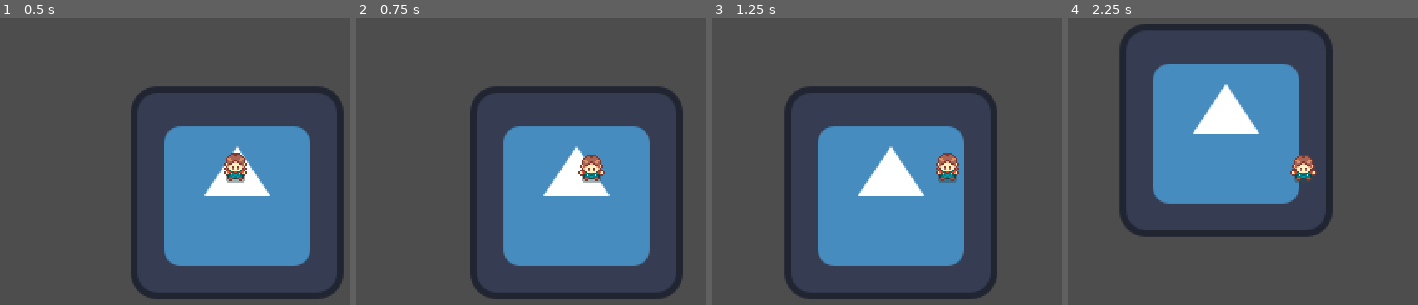
Above: before the commit, frames 1-4 (left to right).
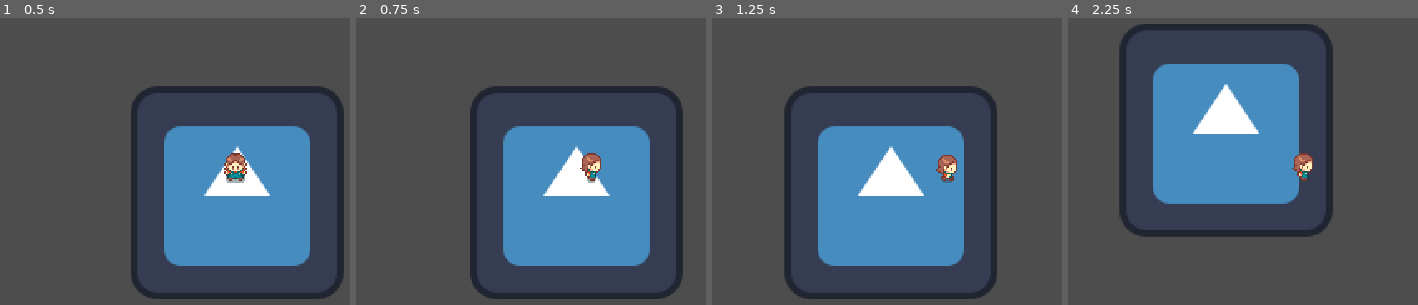
Above: after the commit, the same moments.

Repository: lilys-corner/test-godot-project
Game: Godot game, scene res://scenes/levels/level.tscn
Same seed, same stepped clock (60 frames per second), same inputs: the game is played once before the commit and once after it. The engine's default icon, where the game draws it, is replaced by a stand-in: a white triangle on a blue panel in a dark square.
Inputs:
- Up to frame 1 (0.5 s): no input
- Up to frame 2 (0.75 s): hold D (right) from 0.53 s (still down)
- Up to frame 3 (1.25 s): keep holding D (right)
- Up to frame 4 (2.25 s): release D (right) at 1.28 s; hold S (down) 1.28-2.03 s; hold D (right) from 2.03 s (still down)

Frame 1 is identical in both runs. In frame 2, 0.5% of the frame differs, in the area x 63-72%, y 47-58%; in frame 3, 0.4%; in frame 4, 0.4%.

Commit message:
WE MOVE (correctly)

Diff:
--- a/scenes/characters/player.gd
+++ b/scenes/characters/player.gd
@@ -3,13 +3,26 @@
 var direction: Vector2
 var speed := 50
 
+@onready var move_state_machine = $Animation/AnimationTree.get("parameters/MoveStateMachine/playback")
+
 func _physics_process(_delta: float) -> void:
 	move()
+	animate()
 
 func move():
 	direction = Input.get_vector("left", "right", "up", "down")
 	velocity = direction * speed
 	move_and_slide()
 
+func animate():
+	if direction:
+		move_state_machine.travel('Walk')
+		var direction_animation = Vector2(round(direction.x), round(direction.y))
+		$Animation/AnimationTree.set("parameters/MoveStateMachine/Idle/blend_position", direction_animation)
+		$Animation/AnimationTree.set("parameters/MoveStateMachine/Walk/blend_position", direction_animation)
+	else:
+		move_state_machine.travel('Idle')
+
+
 func tool_use_emit():
 	print('tool')
--- a/scenes/characters/player.tscn
+++ b/scenes/characters/player.tscn
@@ -971,6 +971,117 @@
 &"water_up": SubResource("Animation_g66nw")
 }
 
+[sub_resource type="AnimationNodeAnimation" id="AnimationNodeAnimation_6eyoc"]
+animation = &"idle_right"
+
+[sub_resource type="AnimationNodeAnimation" id="AnimationNodeAnimation_eojnx"]
+animation = &"idle_right"
+
+[sub_resource type="AnimationNodeAnimation" id="AnimationNodeAnimation_qgnko"]
+animation = &"idle_right"
+
+[sub_resource type="AnimationNodeAnimation" id="AnimationNodeAnimation_7vyk4"]
+animation = &"idle_down"
+
+[sub_resource type="AnimationNodeAnimation" id="AnimationNodeAnimation_2l4js"]
+animation = &"idle_left"
+
+[sub_resource type="AnimationNodeAnimation" id="AnimationNodeAnimation_jk2m4"]
+animation = &"idle_left"
+
+[sub_resource type="AnimationNodeAnimation" id="AnimationNodeAnimation_xhtjm"]
+animation = &"idle_left"
+
+[sub_resource type="AnimationNodeAnimation" id="AnimationNodeAnimation_k4v7y"]
+animation = &"idle_down"
+
+[sub_resource type="AnimationNodeAnimation" id="AnimationNodeAnimation_xrqxk"]
+animation = &"idle_up"
+
+[sub_resource type="AnimationNodeBlendSpace2D" id="AnimationNodeBlendSpace2D_g66nw"]
+blend_point_0/node = SubResource("AnimationNodeAnimation_6eyoc")
+blend_point_0/pos = Vector2(1, 0)
+blend_point_1/node = SubResource("AnimationNodeAnimation_eojnx")
+blend_point_1/pos = Vector2(1, 1)
+blend_point_2/node = SubResource("AnimationNodeAnimation_qgnko")
+blend_point_2/pos = Vector2(1, -1)
+blend_point_3/node = SubResource("AnimationNodeAnimation_7vyk4")
+blend_point_3/pos = Vector2(0, 0)
+blend_point_4/node = SubResource("AnimationNodeAnimation_2l4js")
+blend_point_4/pos = Vector2(-1, 0)
+blend_point_5/node = SubResource("AnimationNodeAnimation_jk2m4")
+blend_point_5/pos = Vector2(-1, 1)
+blend_point_6/node = SubResource("AnimationNodeAnimation_xhtjm")
+blend_point_6/pos = Vector2(-1, -1)
+blend_point_7/node = SubResource("AnimationNodeAnimation_k4v7y")
+blend_point_7/pos = Vector2(0, 1)
+blend_point_8/node = SubResource("AnimationNodeAnimation_xrqxk")
+blend_point_8/pos = Vector2(0, -1)
+
+[sub_resource type="AnimationNodeAnimation" id="AnimationNodeAnimation_yewv4"]
+animation = &"walk_right"
+
+[sub_resource type="AnimationNodeAnimation" id="AnimationNodeAnimation_76oj4"]
+animation = &"walk_left"
+
+[sub_resource type="AnimationNodeAnimation" id="AnimationNodeAnimation_dyp2m"]
+animation = &"walk_up"
+
+[sub_resource type="AnimationNodeAnimation" id="AnimationNodeAnimation_atpat"]
+animation = &"walk_down"
+
+[sub_resource type="AnimationNodeAnimation" id="AnimationNodeAnimation_kqtwu"]
+animation = &"walk_down"
+
+[sub_resource type="AnimationNodeAnimation" id="AnimationNodeAnimation_rpnd8"]
+animation = &"walk_right"
+
+[sub_resource type="AnimationNodeAnimation" id="AnimationNodeAnimation_d6tgn"]
+animation = &"walk_right"
+
+[sub_resource type="AnimationNodeAnimation" id="AnimationNodeAnimation_3wg1y"]
+animation = &"walk_left"
+
+[sub_resource type="AnimationNodeAnimation" id="AnimationNodeAnimation_kmyvj"]
+animation = &"walk_left"
+
+[sub_resource type="AnimationNodeBlendSpace2D" id="AnimationNodeBlendSpace2D_6eyoc"]
+blend_point_0/node = SubResource("AnimationNodeAnimation_yewv4")
+blend_point_0/pos = Vector2(1, 0)
+blend_point_1/node = SubResource("AnimationNodeAnimation_76oj4")
+blend_point_1/pos = Vector2(-1, 0)
+blend_point_2/node = SubResource("AnimationNodeAnimation_dyp2m")
+blend_point_2/pos = Vector2(0, -1)
+blend_point_3/node = SubResource("AnimationNodeAnimation_atpat")
+blend_point_3/pos = Vector2(0, 1)
+blend_point_4/node = SubResource("AnimationNodeAnimation_kqtwu")
+blend_point_4/pos = Vector2(0, 0)
+blend_point_5/node = SubResource("AnimationNodeAnimation_rpnd8")
+blend_point_5/pos = Vector2(1, 1)
+blend_point_6/node = SubResource("AnimationNodeAnimation_d6tgn")
+blend_point_6/pos = Vector2(1, -1)
+blend_point_7/node = SubResource("AnimationNodeAnimation_3wg1y")
+blend_point_7/pos = Vector2(-1, -1)
+blend_point_8/node = SubResource("AnimationNodeAnimation_kmyvj")
+blend_point_8/pos = Vector2(-1, 1)
+
+[sub_resource type="AnimationNodeStateMachineTransition" id="AnimationNodeStateMachineTransition_a2luo"]
+advance_mode = 2
+
+[sub_resource type="AnimationNodeStateMachineTransition" id="AnimationNodeStateMachineTransition_eir2k"]
+
+[sub_resource type="AnimationNodeStateMachineTransition" id="AnimationNodeStateMachineTransition_inhyd"]
+
+[sub_resource type="AnimationNodeStateMachine" id="AnimationNodeStateMachine_qgnko"]
+states/Idle/node = SubResource("AnimationNodeBlendSpace2D_g66nw")
+states/Idle/position = Vector2(423.1111, 121.815186)
+states/Walk/node = SubResource("AnimationNodeBlendSpace2D_6eyoc")
+states/Walk/position = Vector2(423.85187, -1.0954361)
+transitions = ["Start", "Idle", SubResource("AnimationNodeStateMachineTransition_a2luo"), "Walk", "Idle", SubResource("AnimationNodeStateMachineTransition_eir2k"), "Idle", "Walk", SubResource("AnimationNodeStateMachineTransition_inhyd")]
+graph_offset = Vector2(0, -17.518152)
+
+[sub_resource type="AnimationNodeOneShot" id="AnimationNodeOneShot_yewv4"]
+
 [sub_resource type="AnimationNodeAnimation" id="AnimationNodeAnimation_7xgtv"]
 animation = &"axe_down"
 
@@ -1359,10 +1470,15 @@
 graph_offset = Vector2(-194, -109)
 
 [sub_resource type="AnimationNodeBlendTree" id="AnimationNodeBlendTree_inhyd"]
-graph_offset = Vector2(-140.98015, -133.78947)
-nodes/output/position = Vector2(688, -64)
+graph_offset = Vector2(75.38191, -202.3889)
+nodes/output/position = Vector2(1000, -40)
 nodes/ToolStateMachine/node = SubResource("AnimationNodeStateMachine_w5sjy")
-nodes/ToolStateMachine/position = Vector2(306.66666, -80)
+nodes/ToolStateMachine/position = Vector2(280, 133.33333)
+nodes/MoveStateMachine/node = SubResource("AnimationNodeStateMachine_qgnko")
+nodes/MoveStateMachine/position = Vector2(280, -93.333336)
+nodes/ToolOneShot/node = SubResource("AnimationNodeOneShot_yewv4")
+nodes/ToolOneShot/position = Vector2(800, -80)
+node_connections = [&"output", 0, &"ToolOneShot", &"ToolOneShot", 0, &"MoveStateMachine", &"ToolOneShot", 1, &"ToolStateMachine"]
 
 [node name="Player" type="CharacterBody2D" unique_id=326197978]
 collision_layer = 2
@@ -1373,7 +1489,7 @@
 texture = ExtResource("3_6eyoc")
 hframes = 33
 vframes = 4
-frame = 6
+frame = 3
 
 [node name="CollisionShape2D" type="CollisionShape2D" parent="." unique_id=1095587212]
 shape = SubResource("CapsuleShape2D_atpat")
@@ -1395,6 +1511,11 @@
 parameters/ToolStateMachine/Seed/blend_position = Vector2(0, 0)
 parameters/ToolStateMachine/Sword/blend_position = Vector2(0, 0)
 parameters/ToolStateMachine/Water/blend_position = Vector2(0, 0)
+parameters/MoveStateMachine/Idle/blend_position = Vector2(0, 0)
+parameters/MoveStateMachine/Walk/blend_position = Vector2(0, 0)
+parameters/ToolOneShot/active = false
+parameters/ToolOneShot/internal_active = false
+parameters/ToolOneShot/request = 0
 
 [node name="Camera2D" type="Camera2D" parent="." unique_id=534231264]
 zoom = Vector2(4, 4)
